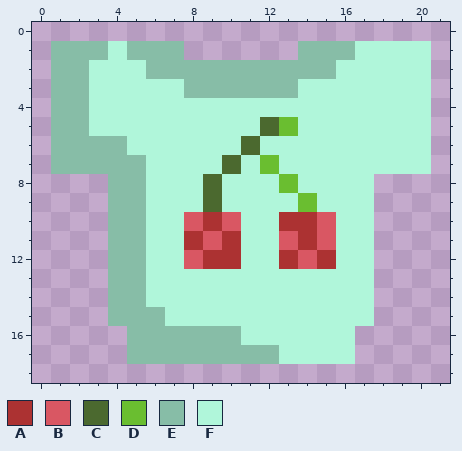
Pixel-art file, stored at Assets/Shirt Cherry.aseprite. The first picture shows the starting point.
22x19 pixels, 1 frame.
Palette (. is transparent): A #ac3232  B #d95763  C #4b692f  D #6abe30  E #87bda7  F #b0f6da
Pixels before, first column x 1:
 1 EEEFEEE......EEEFFFF
 2 EEFFFEEEEEEEEEEFFFFF
 3 EEFFFFFEEEEEEFFFFFFF
 4 EEFFFFFFFFFFFFFFFFFF
 5 EEFFFFFFFFFCDFFFFFFF
 6 EEEEFFFFFFCFFFFFFFFF
 7 EEEEEFFFFCFDFFFFFFFF
 8 ...EEFFFCFFFDFFFF...
 9 ...EEFFFCFFFFDFFF...
10 ...EEFFBABFFAABFF...
11 ...EEFFABAFFBABFF...
12 ...EEFFBAAFFABAFF...
13 ...EEFFFFFFFFFFFF...
14 ...EEFFFFFFFFFFFF...
15 ...EEEFFFFFFFFFFF...
16 ....EEEEEEFFFFFF....
17 ....EEEEEEEEFFFF....
After the commit:
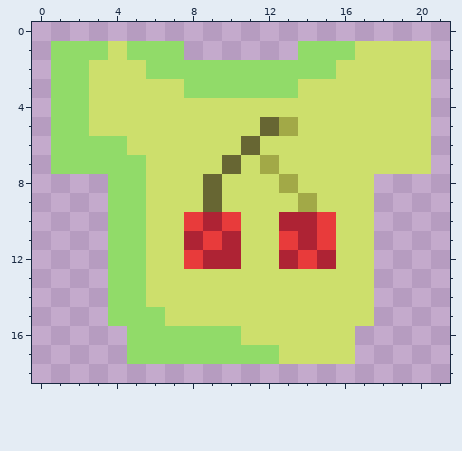
What changed:
colour A: #ac3232 -> #ae2334
colour B: #d95763 -> #e83b3b
colour C: #4b692f -> #676633
colour D: #6abe30 -> #a2a947
colour E: #87bda7 -> #91db69
colour F: #b0f6da -> #cddf6c
Where, in picture pixels (left, top, right, bottom), the same in both pictures:
changed: (51, 41, 431, 364)
